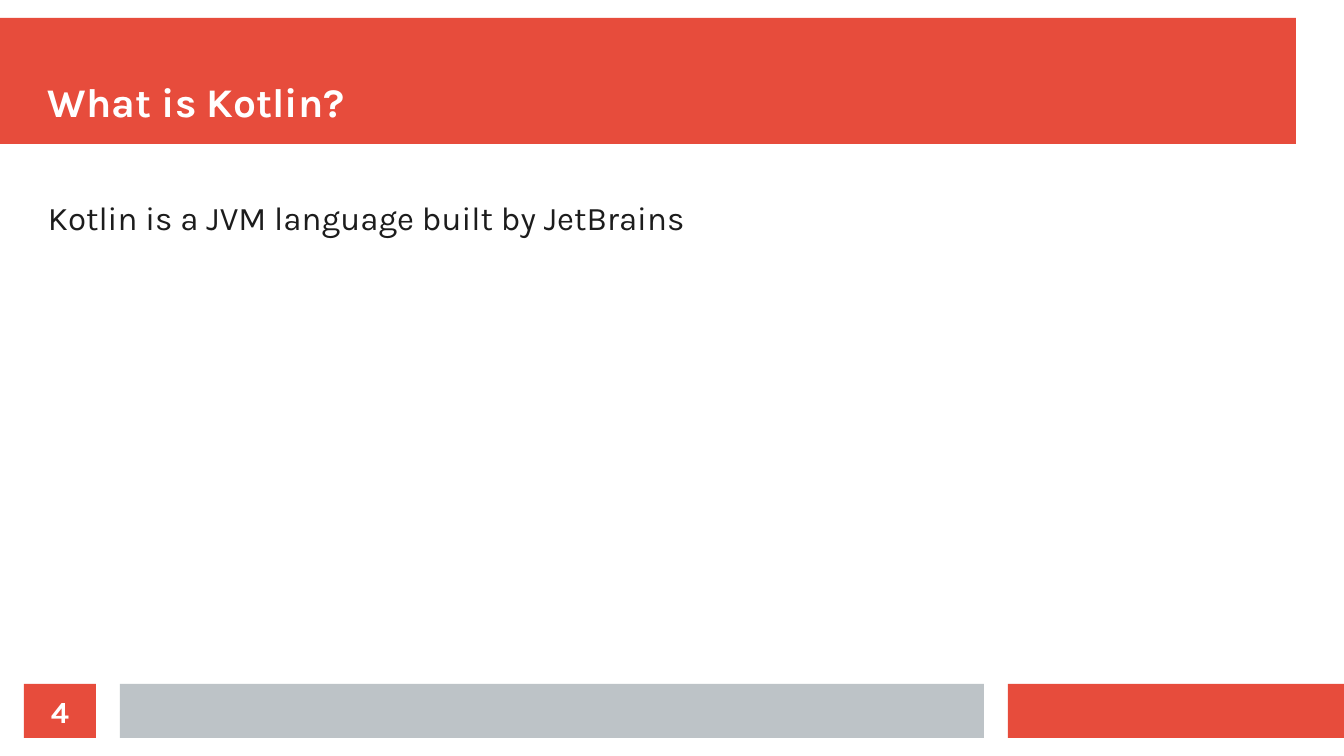
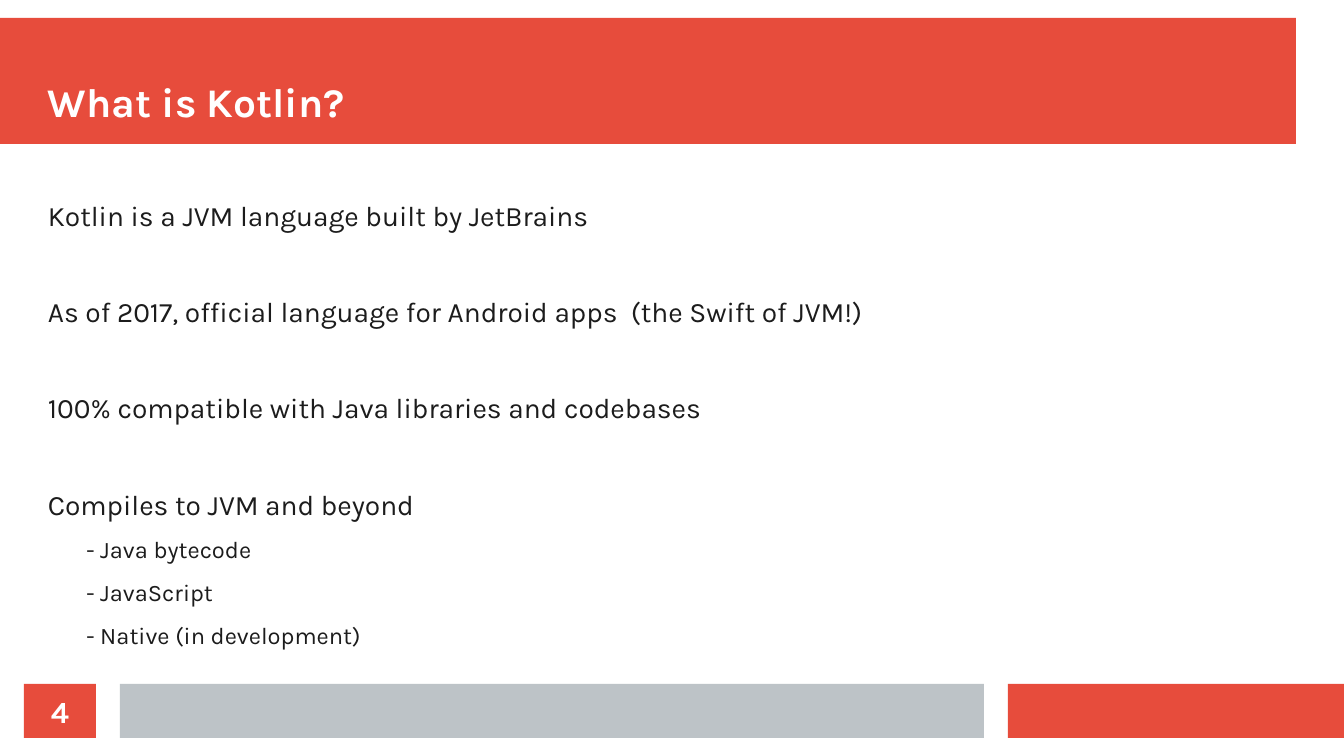
Before and after one commit to thomasnield/kotlin_for_java_devs_talk, a slide deck: slide 4 of slides.odp. Drawn at 1344x756 pixels with LibreOffice and Linux fonts; fonts in the diff are those of the drawing. Boxes give left, top, right and bottom in pixels: in the first picture for what was removed or moved away, otherwise in the second. Text is boxed around its words. In the diff, an @@ line names an element or a change of style, - is before the commit and + after.

```diff
--- a/slides.odp
+++ b/slides.odp
@@ text at [48, 206, 588, 233]: size 19.5 to 16.6 pt in "Kotlin is a JVM language built by ..." @@
@@ text at [48, 301, 862, 650]: paragraphs added @@
+As of 2017, official language for Android apps (the Swift of JVM!)
+100% compatible with Java libraries and codebases
+Compiles to JVM and beyond
+  - Java bytecode
+  - JavaScript
+  - Native (in development)
```
Also in this commit, not shown: 3 slides added, 27 other files.
